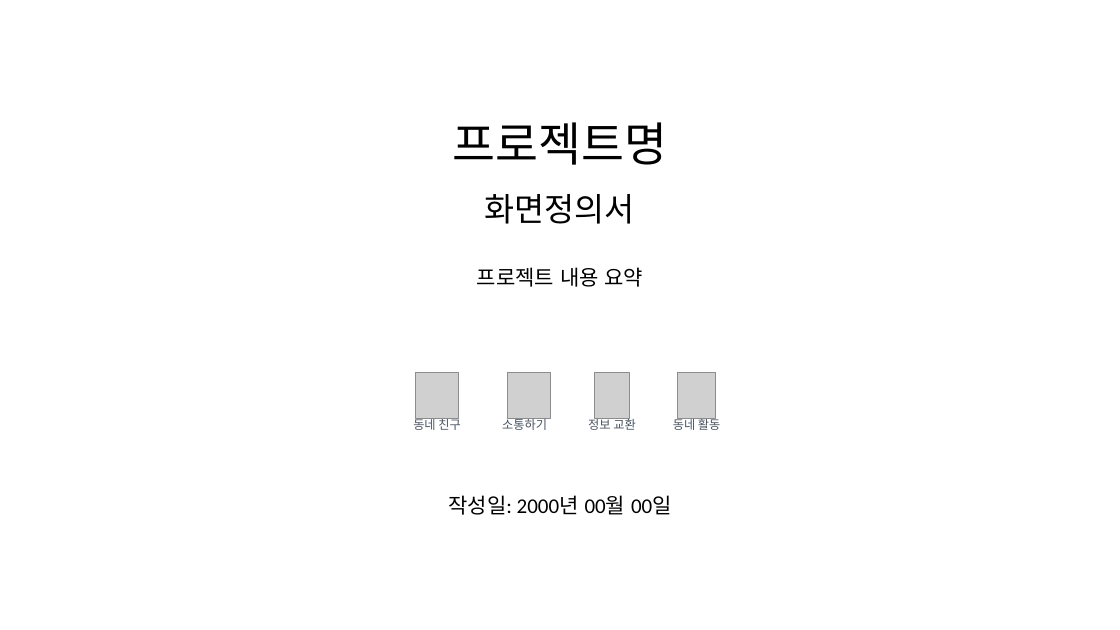
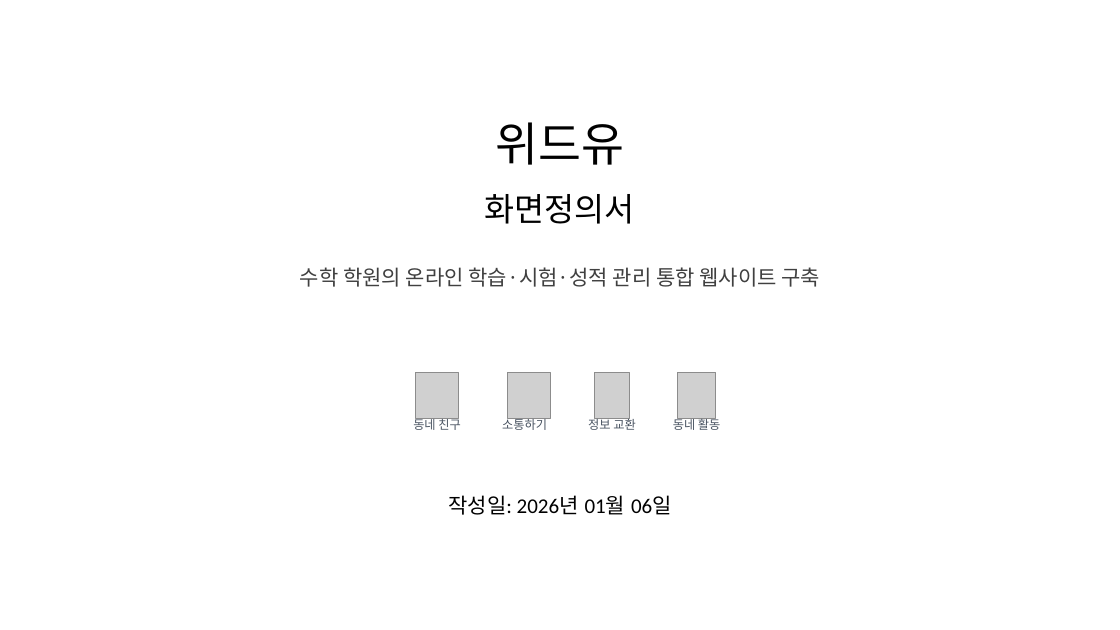
Before and after one commit to wjdgkr3386/withyou, a slide deck: slide 1 of docs/4_화면정의서/화면정의서.pptx. Drawn at 1120x630 pixels with LibreOffice and Linux fonts; fonts in the diff are those of the drawing; grey boxes stand for pictures. Boxes give left, top, right and bottom in pixels: in the first picture for what was removed or moved away, otherwise in the second. Text is boxed around its words. In the diff, an @@ line names an element or a change of style, - is before the commit and + after.

```diff
--- a/docs/4_화면정의서/화면정의서.pptx
+++ b/docs/4_화면정의서/화면정의서.pptx
@@ text at box(496, 122, 625, 165): text changed @@
-프로젝트명
+위드유
@@ text at box(300, 267, 820, 287): text changed; font Calibri to Noto Sans CJK KR; text colour #000000 to #404040 @@
-프로젝트 내용 요약
+수학 학원의 온라인 학습·시험·성적 관리 통합 웹사이트 구축
@@ text at box(448, 495, 672, 515): text changed @@
-작성일: 2000년 00월 00일
+작성일: 2026년 01월 06일
```
Also in this commit, not shown: 8 slides added, 1 slide removed.
